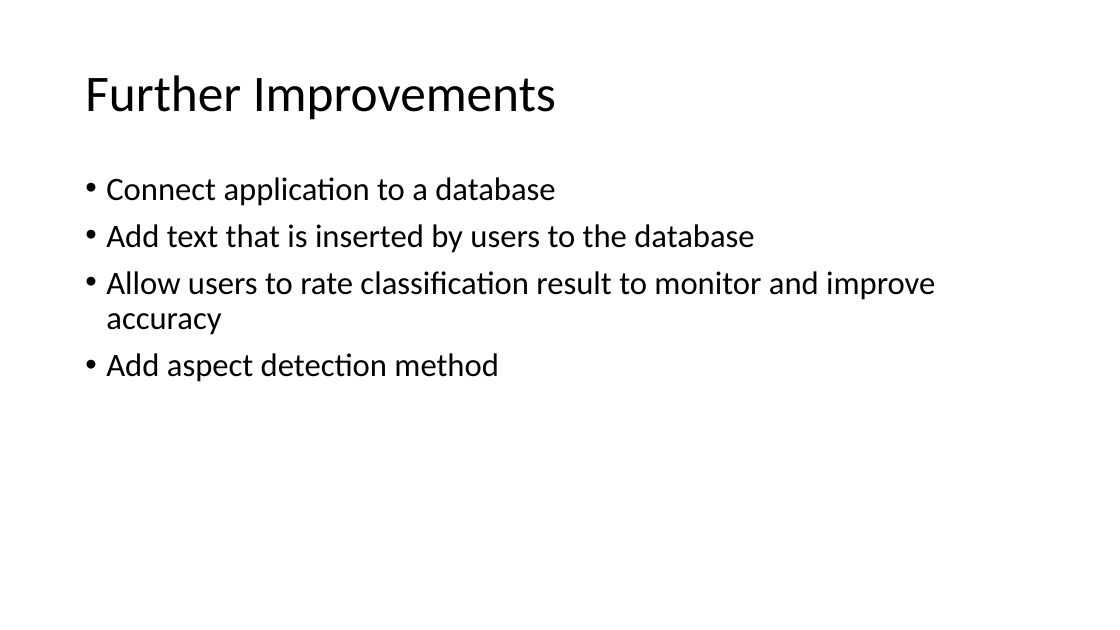
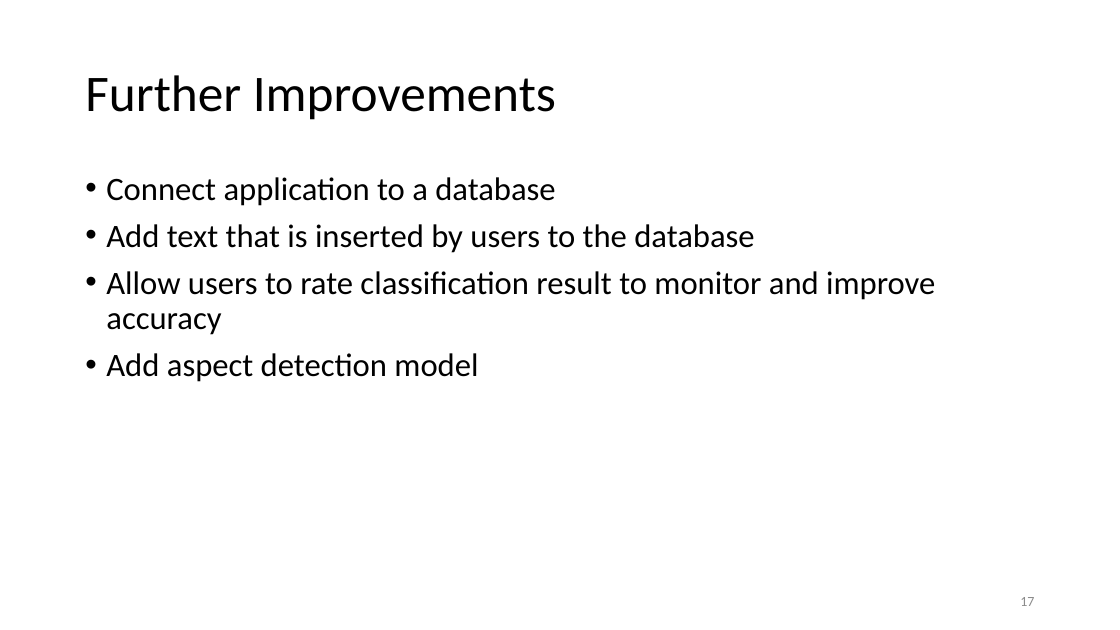
Before and after one commit to AmrShakhshirUDE/opinionMining, a slide deck: slide 17 of FinalPresentation.pptx. Drawn at 1120x630 pixels with LibreOffice and Linux fonts; fonts in the diff are those of the drawing. Boxes give left, top, right and bottom in pixels: in the first picture for what was removed or moved away, otherwise in the second. Text is boxed around its words. In the diff, an @@ line names an element or a change of style, - is before the commit and + after.

Commit message:
presentation

```diff
--- a/FinalPresentation.pptx
+++ b/FinalPresentation.pptx
@@ text at <box>106,353,478,382</box>: text changed @@
-• Add aspect detection method
+• Add aspect detection model
@@ page number added at <box>1020,597,1034,606</box>, 12 pt, text #8C8C8C @@
+17
```
Also in this commit, not shown: 15 other slides changed, 2 slides added, 2 slides removed.
